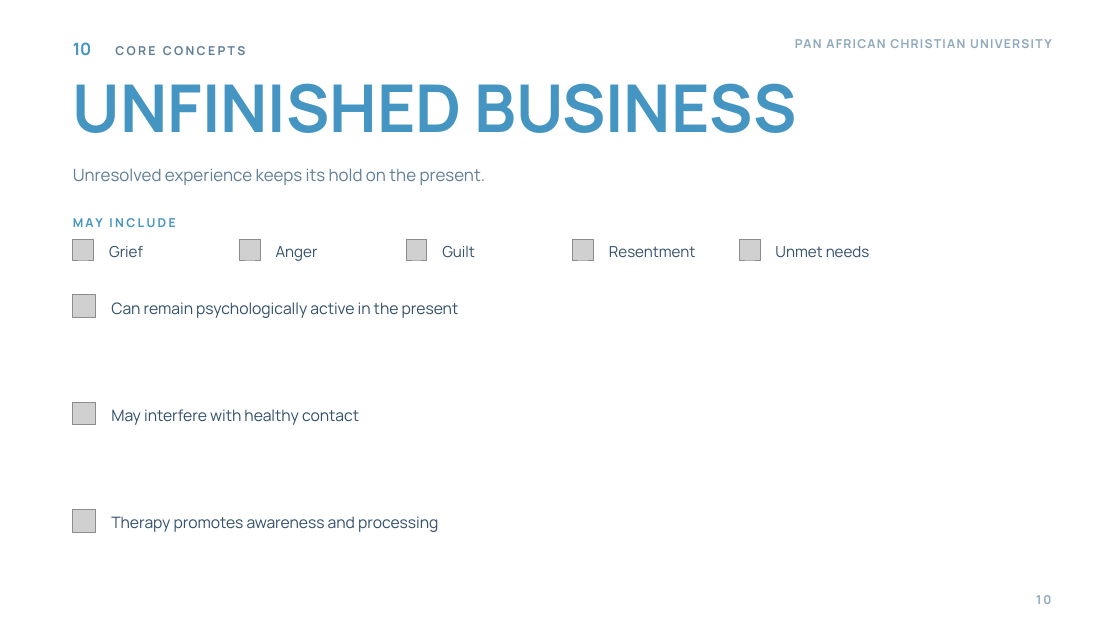
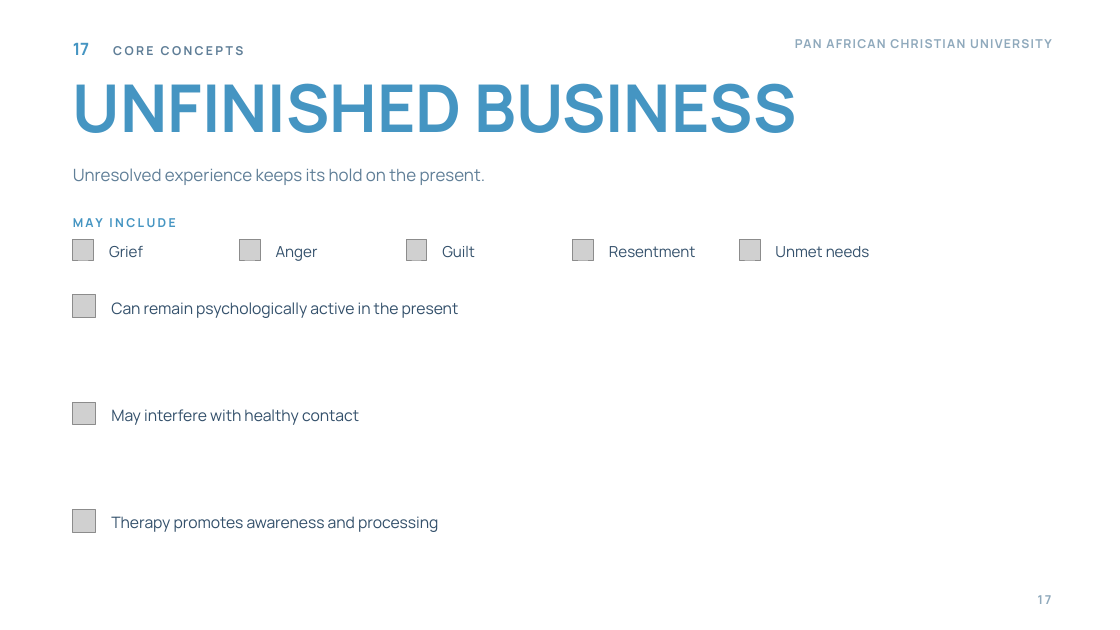
Before and after one commit to wambetebenjamin/Business-e-books, a slide deck: slide 17 of presentations/gestalt-theory-counselling/Gestalt Theory and Its Application to Counselling.pptx (slide 10 before the commit). Drawn at 1120x630 pixels with LibreOffice and Linux fonts; fonts in the diff are those of the drawing; grey boxes stand for pictures; background and template pictures are left out. Boxes give left, top, right and bottom in pixels: in the first picture for what was removed or moved away, otherwise in the second. Text is boxed around its words. In the diff, an @@ line names an element or a change of style, - is before the commit and + after.

```diff
--- a/presentations/gestalt-theory-counselling/Gestalt Theory and Its Application to Counselling.pptx
+++ b/presentations/gestalt-theory-counselling/Gestalt Theory and Its Application to Counselling.pptx
@@ text at [73,43,244,55]: text changed @@
-10 CORE CONCEPTS
+17 CORE CONCEPTS
@@ text at [1038,595,1052,604]: text changed @@
-10
+17
```
Also in this commit, not shown: 11 other slides changed, 10 slides added, 1 slide removed, 37 other files.
